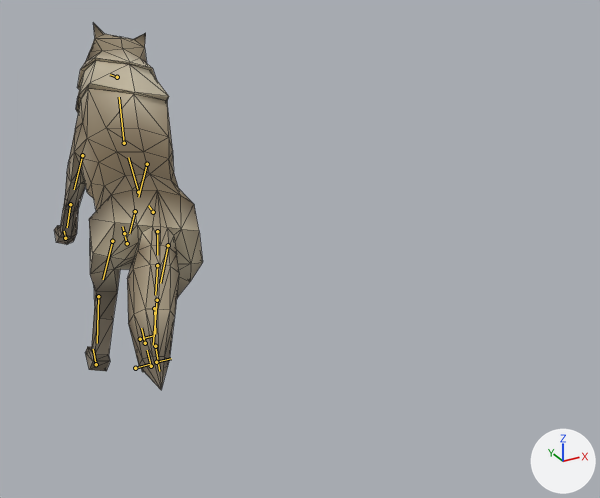
The glTF model assets/models/criaturas/lobo/lobo.glb: old version first, new version second.
Camera for both pictures: a camera (50 mm lens) standing at (-7.16, -14.42, 9.12) and looking at (0.71, -0.11, 1.96). Lighting does not change. The marker at lower right points along +X, +Y and +Z. The picture after the commit comes second. Both versions are drawn at frame 18 of the action 'Death'; the numbers are the values there. The bones that change, and the others that lie on the model, are drawn over the model as lines. Mesh edges are drawn as thin lines.

In view in the first picture: 'Wolf'.
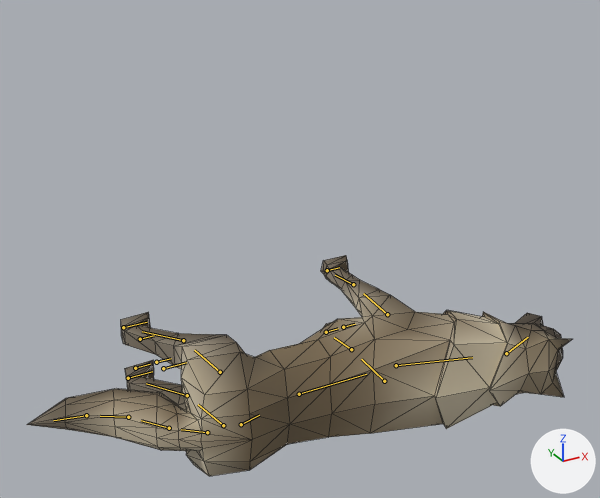
Where the change shows, as pixel boxes (x1, y1, x2, y2) in the pictures (600 x 498 px):
'Wolf', posed (264% wider, 40% shorter): before (54, 23, 203, 390); after (27, 255, 572, 476)
bone 'Bone', root to tip: before (153, 212) to (148, 205); after (241, 424) to (259, 415)

The change, as a list of edits to the scene's bpy script:
```text
Change bone_bone:
    where bone_bone = bpy.data.objects['WolfArmature'].pose.bones['Bone']
    bone_bone.location: (0.0, 0.0, 0.0) -> (1.71, 0.44, 2.67)
    bone_bone.rotation_quaternion: (0.748, -0.663, 0.0, 0.0) -> (0.707, -0.177, 0.684, 0.0)  # degrees (-83, 0, 0) -> degrees (-90, 75, -75)
```
